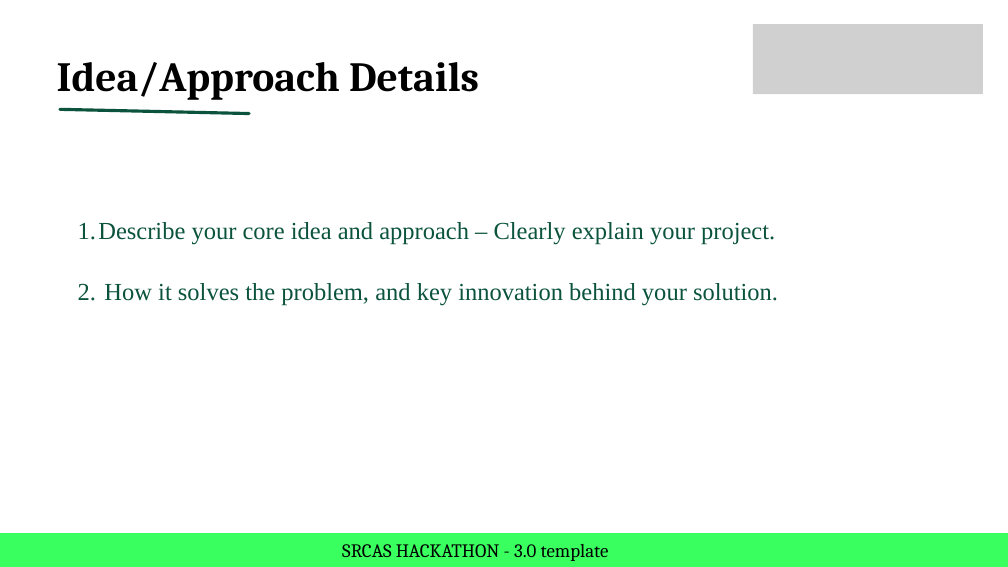
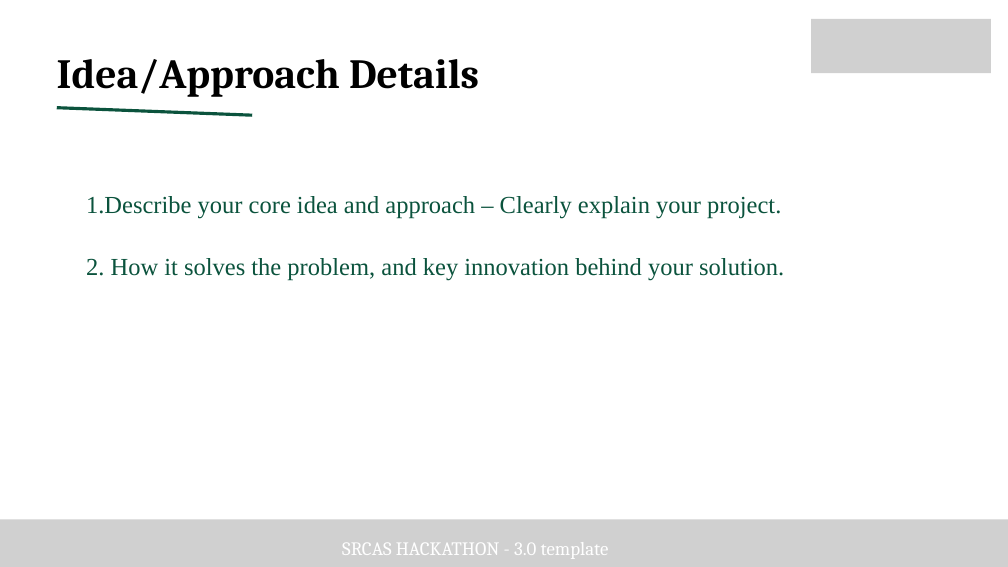
Before and after one commit to udhayasankar-UD/srcas-X-microsoft, a slide deck: slide 2 of src/assets/PPT/SRCAS HACKATHON 3.0.pptx. Drawn at 1008x567 pixels with LibreOffice and Linux fonts; fonts in the diff are those of the drawing; grey boxes stand for pictures. Boxes give left, top, right and bottom in pixels: in the first picture for what was removed or moved away, otherwise in the second. Text is boxed around its words. In the diff, an @@ line names an element or a change of style, - is before the commit and + after.

Commit message:
feat: add contact deatils and solve the storage issue

```diff
--- a/src/assets/PPT/SRCAS HACKATHON 3.0.pptx
+++ b/src/assets/PPT/SRCAS HACKATHON 3.0.pptx
@@ picture: place and size @@
-picture at bbox=[753, 24, 983, 94]
+picture at bbox=[811, 19, 991, 73]
@@ picture added at bbox=[58, 108, 251, 115] @@
@@ line removed from (60, 109) to (249, 113) @@
@@ text "Describe your core idea and ...": place and size @@
-text "Describe your core idea and ..." at bbox=[98, 222, 778, 306]
+text "Describe your core idea and ..." at bbox=[86, 196, 784, 280]
@@ text "Describe your core idea and ..." at bbox=[86, 196, 784, 280]: list level 2 to 3 in "Describe your core idea and ..."; list level 2 to 3 in "How it solves the problem, ..." @@
@@ freeform shape removed at bbox=[0, 533, 1008, 567] @@
@@ picture added at bbox=[0, 520, 1008, 567] @@
@@ text "SRCAS HACKATHON - 3.0 template" at bbox=[342, 542, 609, 559]: text colour #000000 to #FFFFFF @@
```
Also in this commit, not shown: 5 other slides changed, 5 other files.
